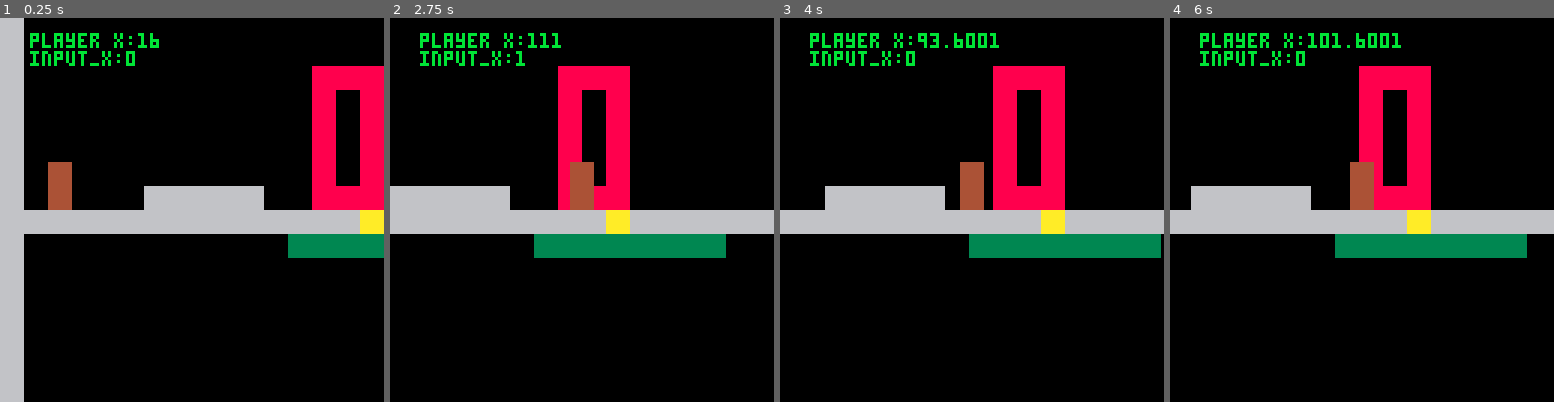
Above: before the commit, frames 1-4 (left to right).
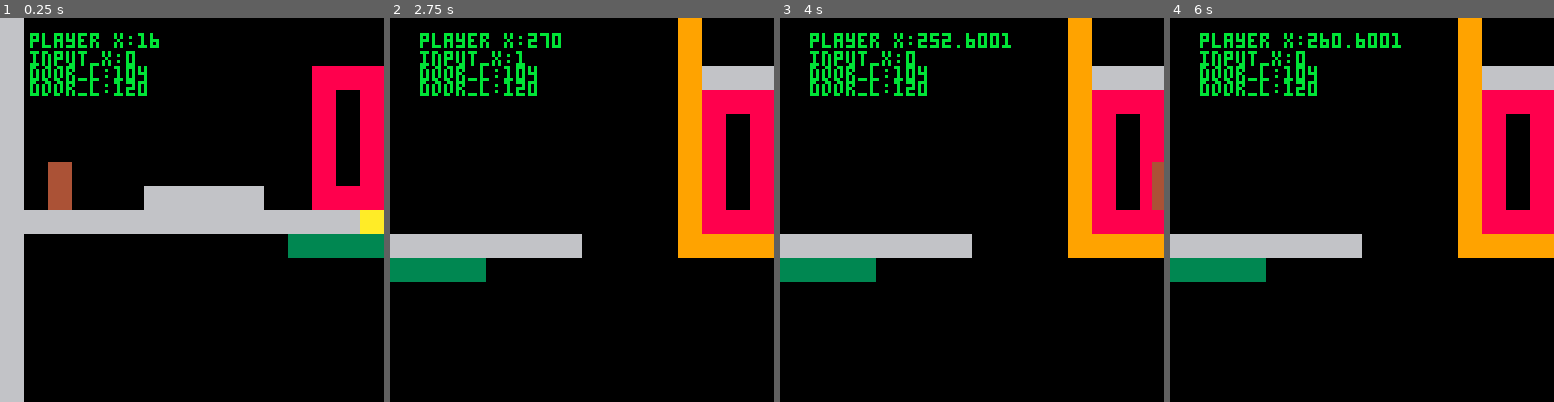
Above: after the commit, the same moments.

Repository: DiegoArmando/gbgj-08-22
Game: PICO-8 cartridge gbgj_8_22.p8
Same seed, same stepped clock (60 frames per second), same inputs: the game is played once before the commit and once after it.
Inputs:
- Up to frame 1 (0.25 s): no input
- Up to frame 2 (2.75 s): tap X (X key) at 0.33, 1.07, 1.85 s; tap O (Z key) at 0.7, 1.7, 2.1, 2.5 s; hold Right 1.6-2.1 s; hold Up 2.15-2.42 s; hold Right from 2.47 s (still down)
- Up to frame 3 (4 s): tap O (Z key) at 2.9, 3.3, 3.7 s; tap X (X key) at 2.97 s; release Right at 3.03 s; hold Left 3.08-3.58 s; hold Down 3.63-3.97 s
- Up to frame 4 (6 s): hold Right 4.02-4.68 s; tap X (X key) at 4.08, 5.2 s; tap O (Z key) every 0.4 s from 4.1 to 5.7 s; hold Up 4.73-5.03 s; hold Left 5.08-5.68 s; hold Down from 5.73 s (still down)

The runs differ from the first frame. In frame 1, 1.0% of the frame differs, in the area x 7-39%, y 12-21%; in frame 2, 31%; in frame 3, 32%, in the area x 0-100%, y 0-69%; in frame 4, 32%.

Commit message:
Fixed Triggers

Diff:
--- a/gbgj_8_22.p8
+++ b/gbgj_8_22.p8
@@ -113,8 +113,8 @@
     for trigger in all(rooms[room_id]) do
         if player.x > (trigger[1] * 8) and
         player.x < (trigger[3] * 8) and
-        player.y < (trigger[2] * 8) and
-        player.y > (trigger[4] * 8) then
+        player.y > (trigger[2] * 8) and
+        player.y < (trigger[4] * 8) then
             room_id = trigger[5]
             player.x = trigger[6] * 8
             player.y = trigger[7] * 8
@@ -134,6 +134,8 @@
 
     print("player x:"..player.x, cam_x+10, cam_y+5, 11)
 	print("input_x:"..input_x, cam_x+10, cam_y+11, 11)
+	print("door_l:"..(rooms[1][1][1] * 8), cam_x+10, cam_y+16, 11)
+	print("door_l:"..(rooms[1][1][3] * 8), cam_x+10, cam_y+21, 11)
     sspr(0,32,8,16,player.x,player.y)
 end
 
